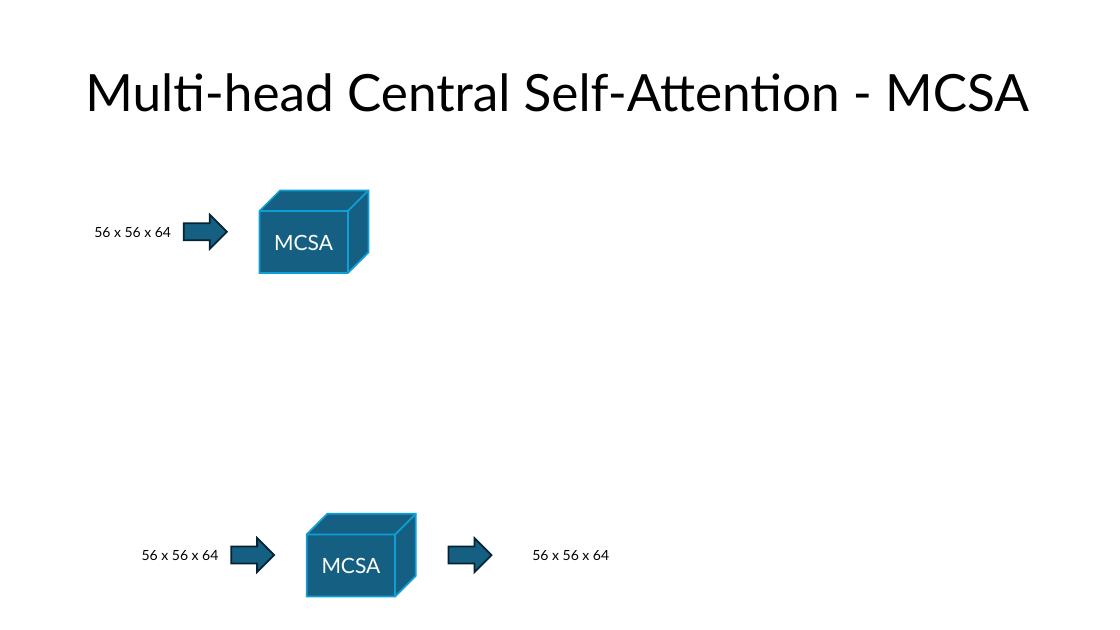
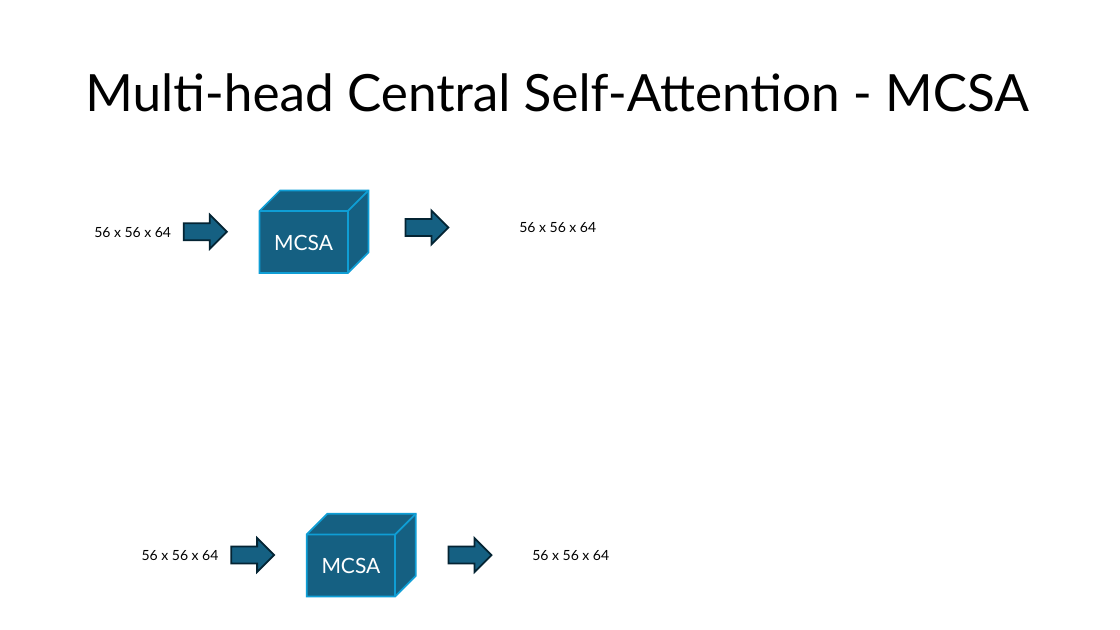
Before and after one commit to CGD16/PDF_Exchanger, a slide deck: slide 27 of SHVIT/PowerPoint/SHViT zerlegt.odp. Drawn at 1120x630 pixels with LibreOffice and Linux fonts; fonts in the diff are those of the drawing. Boxes give left, top, right and bottom in pixels: in the first picture for what was removed or moved away, otherwise in the second. Text is boxed around its words. In the diff, an @@ line names an element or a change of style, - is before the commit and + after.

Commit message:
center attention integriert

```diff
--- a/SHVIT/PowerPoint/SHViT zerlegt.odp
+++ b/SHVIT/PowerPoint/SHViT zerlegt.odp
@@ freeform shape added at (406, 211, 449, 245), fill #156082, outline #042433 1.5 pt @@
@@ text added at (519, 222, 596, 232), 12 pt, text #000000 @@
+56 x 56 x 64
```
Also in this commit, not shown: 1 other file.
